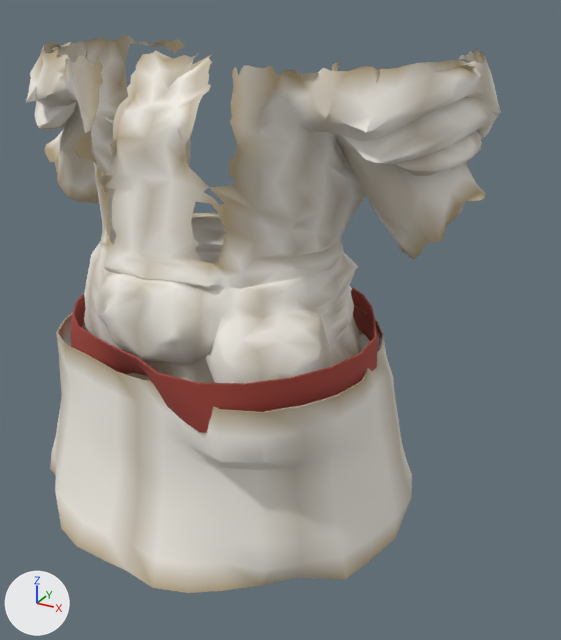
Renders of the glTF model assets_src/armor/kargan_0/cloth_a_chest.glb from each side of a commit.
Rendered twice from a 50 mm lens placed at (0.865, -1.356, 1.797), pointed at (0.133, -0.024, 1.131). Every picture has the same lights, and +X, +Y and +Z are marked at lower left. The older version comes first. Vertices at exactly the same position are counted once.

Objects in the first picture: 'cloth_a_chest'.
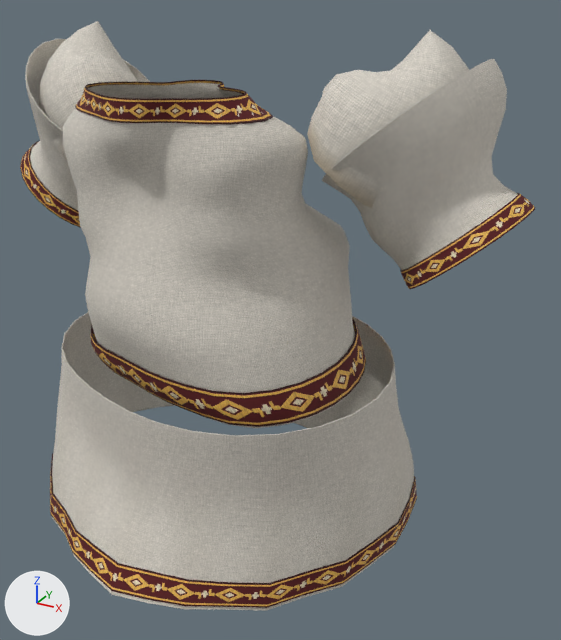
What differs and where, as boxes [x1, y1, x2, y2] in the pictures (561 x 640 px):
'cloth_a_chest', surface changed, reshaped (8% wider): before [26, 35, 501, 593]; after [20, 21, 535, 611]
part 1 of me_cloth_a_chest, rebuilt: before [26, 35, 501, 383]; after [63, 83, 355, 428]
part 2 of me_cloth_a_chest, rebuilt: before [50, 305, 412, 593]; after [52, 312, 416, 611]
part 3 of me_cloth_a_chest, rebuilt: before [71, 286, 379, 433]; after [91, 318, 366, 427]
part 4 of me_cloth_a_chest, added: after [322, 59, 518, 270]
part 5 of me_cloth_a_chest, added: after [25, 39, 150, 210]
part 6 of me_cloth_a_chest, added: after [307, 30, 469, 208]
part 7 of me_cloth_a_chest, added: after [39, 21, 138, 160]
part 8 of me_cloth_a_chest, added: after [75, 80, 273, 124]
part 9 of me_cloth_a_chest, added: after [50, 454, 417, 608]
part 10 of me_cloth_a_chest, added: after [400, 193, 535, 289]
part 11 of me_cloth_a_chest, added: after [20, 140, 81, 228]

The change, as a list of edits to the scene's bpy script:
```text
Add img_band_c_png:
    img_band_c_png = load_image('band_c.png', '../textures/band_c.png', 256, 128, 'sRGB')
Add img_band_n_png:
    img_band_n_png = load_image('band_n.png', '../textures/band_n.png', 256, 128, 'Non-Color')
Add img_band_orm_png:
    img_band_orm_png = load_image('band_orm.png', '../textures/band_orm.png', 256, 128, 'Non-Color')
Add img_cloth_orm_png:
    img_cloth_orm_png = load_image('cloth_orm.png', '../textures/cloth_orm.png', 256, 256, 'Non-Color')
Add img_cloth_n_png:
    img_cloth_n_png = load_image('cloth_n.png', '../textures/cloth_n.png', 256, 256, 'Non-Color')
Add img_cloth_c_png:
    img_cloth_c_png = load_image('cloth_c.png', '../textures/cloth_c.png', 256, 256, 'sRGB')
Change mat_cloth:
    remove # nodes: BsdfPrincipled, OutputMaterial, VertexColor
    nodes: BsdfPrincipled, Mix, NormalMap, OutputMaterial, SeparateColor, TexImage x3, VertexColor
    uses the picture img_cloth_c_png
    uses the picture img_cloth_n_png
    uses the picture img_cloth_orm_png
Add mat_band:
    mat_band = bpy.data.materials.new('band')
    # uses the picture img_band_c_png
    # uses the picture img_band_n_png
    # uses the picture img_band_orm_png
Change me_cloth_a_chest:
    used by ob_cloth_a_chest; location = (0.0, 0.0, 0.0)
    remove me_cloth_a_chest.from_pydata(...)  # 2428 vertices, 4062 faces; spans x -0.525..0.526, y -0.436..0.343, z 0.703..1.677
    add me_cloth_a_chest.from_pydata(...)  # 2882 vertices, 5176 faces; spans x -0.606..0.608, y -0.471..0.314, z 0.68..1.714
    me_cloth_a_chest part 1: the loose piece of 1936 vertices spanning x -0.525..0.526, y -0.338..0.284, z 1.058..1.677 is rebuilt with 760 vertices and now spans x -0.275..0.327, y -0.348..0.211, z 1.037..1.615
    me_cloth_a_chest part 2: the loose piece of 352 vertices spanning x -0.434..0.438, y -0.436..0.343, z 0.703..1.105 is rebuilt with 352 vertices and now spans x -0.441..0.435, y -0.471..0.314, z 0.68..1.06
    me_cloth_a_chest part 3: the loose piece of 140 vertices spanning x -0.337..0.365, y -0.379..0.232, z 1.048..1.152 is rebuilt with 216 vertices and now spans x -0.286..0.331, y -0.331..0.219, z 1.043..1.112, in mat_band
    me_cloth_a_chest part 4: a new loose piece of 288 vertices spanning x 0.226..0.6, y -0.154..0.24, z 1.238..1.669, in mat_cloth
    me_cloth_a_chest part 5: a new loose piece of 288 vertices spanning x -0.598..-0.229, y -0.155..0.238, z 1.237..1.671, in mat_cloth
    me_cloth_a_chest part 6: a new loose piece of 199 vertices spanning x 0.22..0.5, y -0.14..0.202, z 1.386..1.714, in mat_cloth
    me_cloth_a_chest part 7: a new loose piece of 199 vertices spanning x -0.5..-0.211, y -0.139..0.199, z 1.394..1.711, in mat_cloth
    me_cloth_a_chest part 8: a new loose piece of 180 vertices spanning x -0.195..0.204, y -0.341..-0.053, z 1.579..1.62, in mat_band
    me_cloth_a_chest part 9: a new loose piece of 160 vertices spanning x -0.443..0.438, y -0.47..0.296, z 0.689..0.741, in mat_band
    me_cloth_a_chest part 10: a new loose piece of 120 vertices spanning x 0.366..0.608, y -0.065..0.197, z 1.229..1.439, in mat_band
    me_cloth_a_chest part 11: a new loose piece of 120 vertices spanning x -0.606..-0.365, y -0.062..0.197, z 1.228..1.438, in mat_band
    add me_cloth_a_chest.materials.append(mat_band)
```
